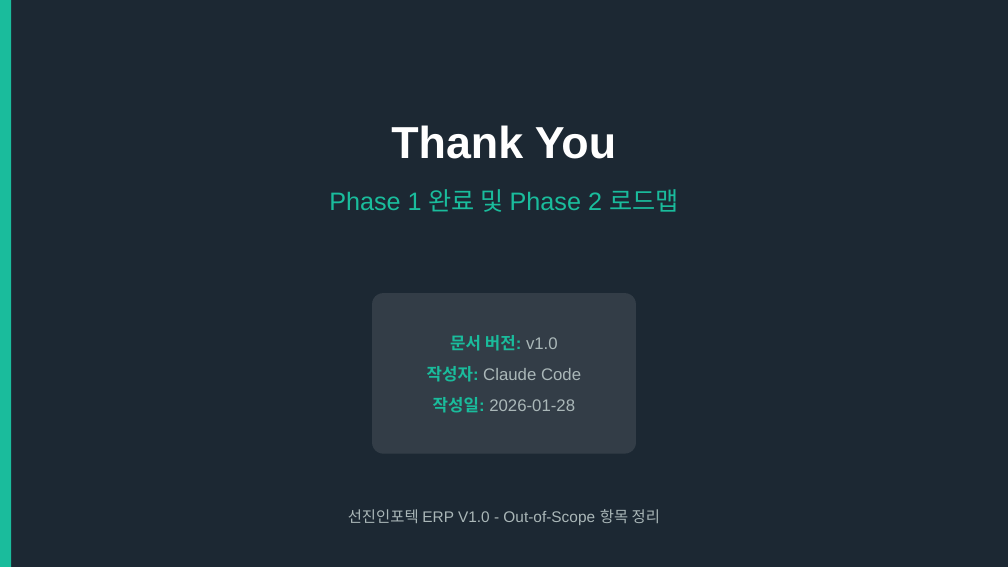
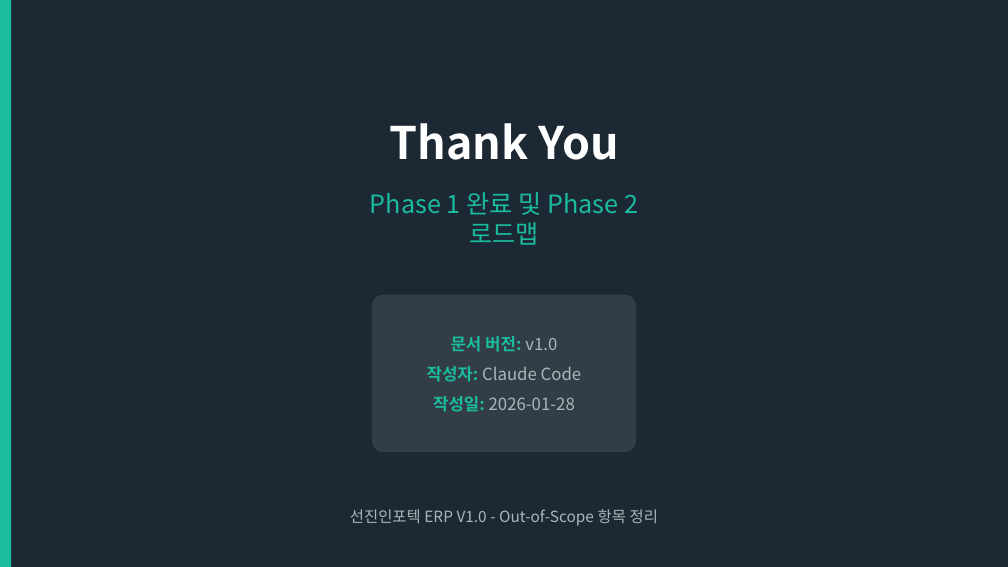
Before and after one commit to MoonjaeChoi/sunjin-erp, a slide deck: slide 16 of workspace/ppt/선진인포텍_ERP_Out-of-Scope_정리.pptx. Drawn at 1008x567 pixels with LibreOffice and Linux fonts; fonts in the diff are those of the drawing. Boxes give left, top, right and bottom in pixels: in the first picture for what was removed or moved away, otherwise in the second. Text is boxed around its words. In the diff, an @@ line names an element or a change of style, - is before the commit and + after.

```diff
--- a/workspace/ppt/선진인포텍_ERP_Out-of-Scope_정리.pptx
+++ b/workspace/ppt/선진인포텍_ERP_Out-of-Scope_정리.pptx
@@ font Arial to Noto Sans CJK KR in 6 elements at (x1=350, y1=509, x2=658, y2=526), (x1=433, y1=396, x2=575, y2=412), (x1=451, y1=336, x2=557, y2=352), (x1=427, y1=366, x2=582, y2=382), (x1=389, y1=123, x2=619, y2=160), (x1=370, y1=192, x2=638, y2=245) @@
@@ text "Phase 1 완료 및 Phase ..." moved from (x1=329, y1=189, x2=679, y2=212) to (x1=370, y1=192, x2=638, y2=245) @@
@@ rounded rectangle at (x1=372, y1=294, x2=636, y2=452): proportions changed @@
```
Also in this commit, not shown: 15 other slides changed, 16 other files.
